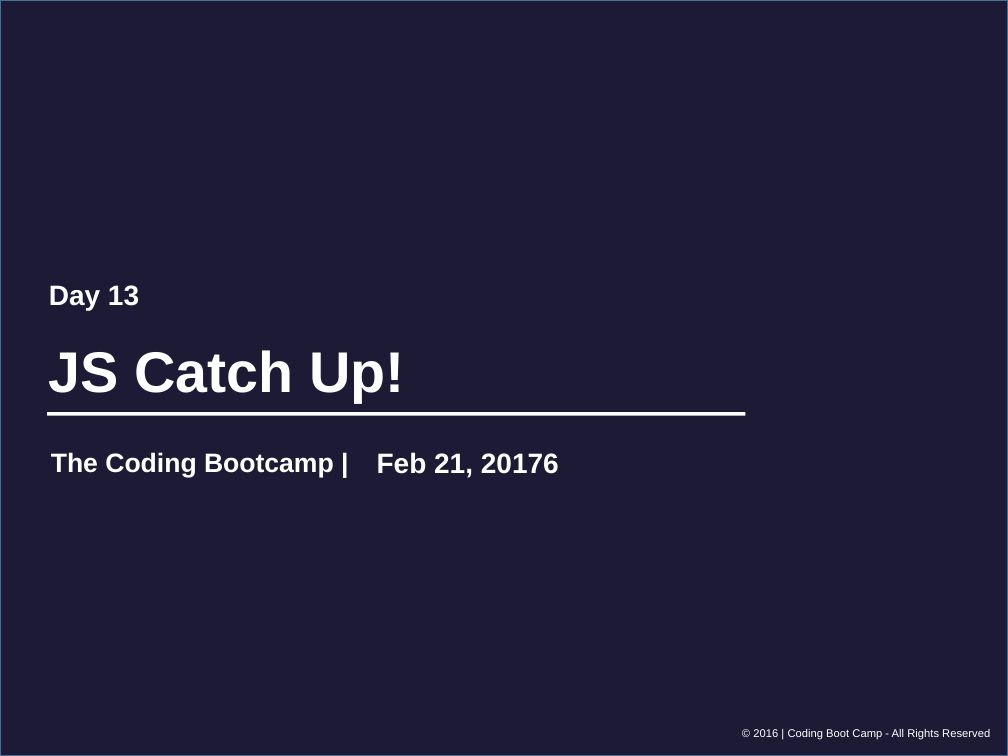
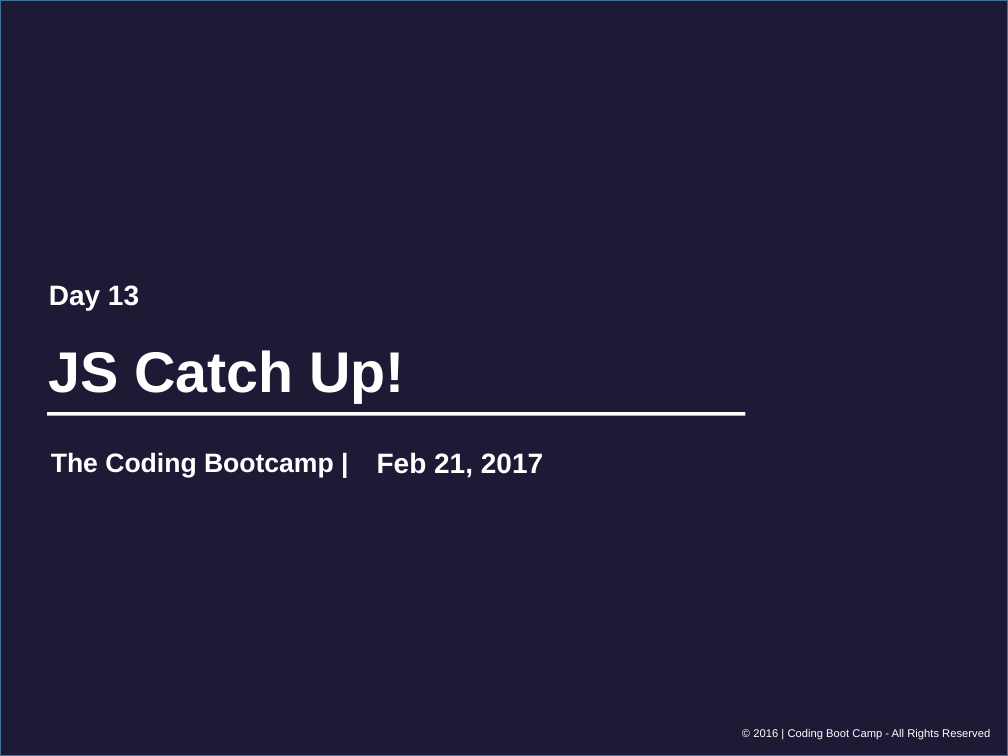
Before and after one commit to andwele/sequelizedBurger, a slide deck: slide 1 of 05-timers-trivia/1-Class-Content/5.1/Slide-Shows/ReviewJSDay.pptx. Drawn at 1008x756 pixels with LibreOffice and Linux fonts; fonts in the diff are those of the drawing. Boxes give left, top, right and bottom in pixels: in the first picture for what was removed or moved away, otherwise in the second. Text is boxed around its words. In the diff, an @@ line names an element or a change of style, - is before the commit and + after.

Commit message:
Fixed presentation for review js day.

```diff
--- a/05-timers-trivia/1-Class-Content/5.1/Slide-Shows/ReviewJSDay.pptx
+++ b/05-timers-trivia/1-Class-Content/5.1/Slide-Shows/ReviewJSDay.pptx
@@ text at [377, 452, 543, 478]: text changed @@
-Feb 21, 20176
+Feb 21, 2017
```
Also in this commit, not shown: 1 other file.
